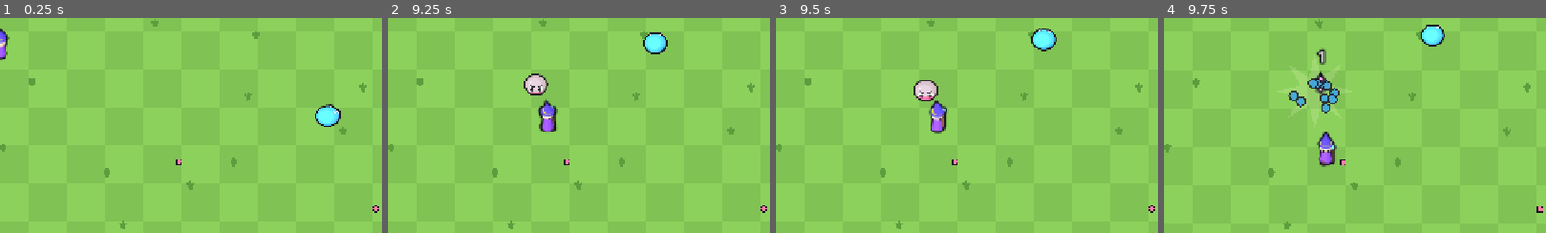
Above: before the commit, frames 1-4 (left to right).
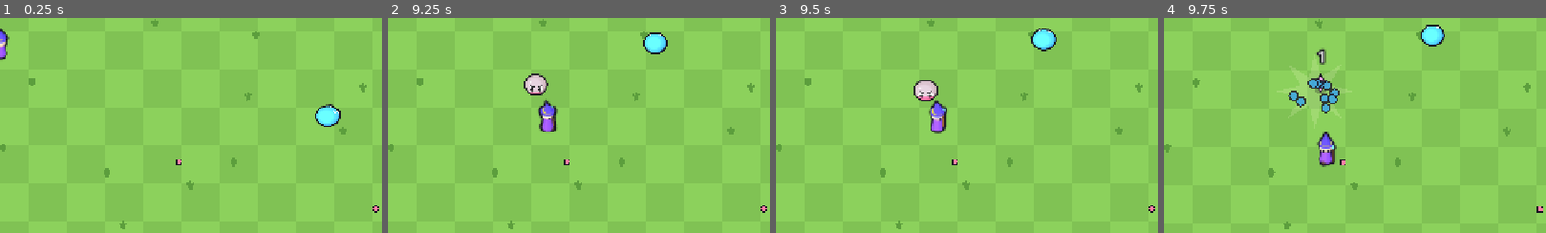
Above: after the commit, the same moments.

Repository: elefolo4565/fantasyIncremental
Game: Godot game, scene res://scenes/run/run.tscn
The game is run twice, just before and just after one commit, with the same random seed, the same clock (stepped at 60 frames per second) and the same inputs. This scene is started directly instead of the project's main scene.
Inputs (mouse positions are % of the whole screen's width and height, from its top left):
- Up to frame 1 (0.25 s): no input
- Up to frame 2 (9.25 s): click "調整" at 0.5 s; click "閉じる" at 1.25 s; move the mouse to (72, 45) at 2.02 s; hold Right (ui_right) 2.03-2.75 s; click (72, 45) at 2.17 s; drag from (30, 55) to (45, 70) at 2.77 s; move the mouse to (60, 28) at 3.52 s; hold Right (ui_right) 3.53-4.25 s; drag from (45, 70) to (20, 35) at 4.27 s; move the mouse to (80, 65) at 5.02 s; hold Left (ui_left) 5.03-5.75 s; drag from (20, 35) to (35, 25) at 5.77 s; move the mouse to (55, 50) at 6.52 s; hold Down (ui_down) 6.53-7.25 s; click (55, 50) at 6.67 s; drag from (35, 25) to (30, 55) at 7.27 s; move the mouse to (72, 45) at 8.02 s; hold Up (ui_up) 8.03-8.75 s; drag from (30, 55) to (45, 70) at 8.77 s
- Up to frame 3 (9.5 s): no input
- Up to frame 4 (9.75 s): move the mouse to (60, 28) at 9.52 s; hold Down (ui_down) from 9.53 s (still down)
The pictures show only the part of the screen within x 50-100%, y 48-98%; the shares and areas given below are measured in that part.

Frames 1-3 are identical in both runs. In frame 4, less than 0.1% of the frame differs, in the area x 39-43%, y 24-36%.

Commit message:
ドロップ品の黒い縁取りを2pxに細くする
Co-Authored-By: Claude Opus 5.5 (1M context) <noreply@anthropic.com>
Claude-Session: https://claude.ai/code/session_01PKN1H4ExYJSHUHebojk5Sk

Diff:
--- a/scenes/pickup/pickup.gd
+++ b/scenes/pickup/pickup.gd
@@ -11,6 +11,8 @@
 const WOOD_COLOR := Color(0.78, 0.52, 0.28)
 const WOOD_RING := Color(0.98, 0.82, 0.55)
 const SIZE := 13.0
+## 黒い縁取りの太さ（ピクセル。見た目だけ）
+const OUTLINE_WIDTH := 2.0
 const BOB_SPEED := 5.0
 const BOB_HEIGHT := 4.0
 const SCATTER := 28.0
@@ -62,10 +64,10 @@
 	if kind == GEM:
 		var points := PackedVector2Array([at + Vector2(0, -SIZE), at + Vector2(SIZE * 0.75, 0),
 				at + Vector2(0, SIZE * 0.8), at + Vector2(-SIZE * 0.75, 0)])
-		Toon.polygon(self, points, GEM_COLOR)
+		Toon.polygon(self, points, GEM_COLOR, OUTLINE_WIDTH)
 		Toon.highlight(self, at + Vector2(-3, -4), Vector2(3, 2))
 	else:
 		var wood_log := Rect2(at - Vector2(SIZE, SIZE * 0.5), Vector2(SIZE * 2.0, SIZE))
-		draw_rect(wood_log.grow(Toon.OUTLINE_WIDTH), Toon.OUTLINE)
+		draw_rect(wood_log.grow(OUTLINE_WIDTH), Toon.OUTLINE)
 		draw_rect(wood_log, WOOD_COLOR)
 		draw_circle(at + Vector2(SIZE, 0), SIZE * 0.5, WOOD_RING)
